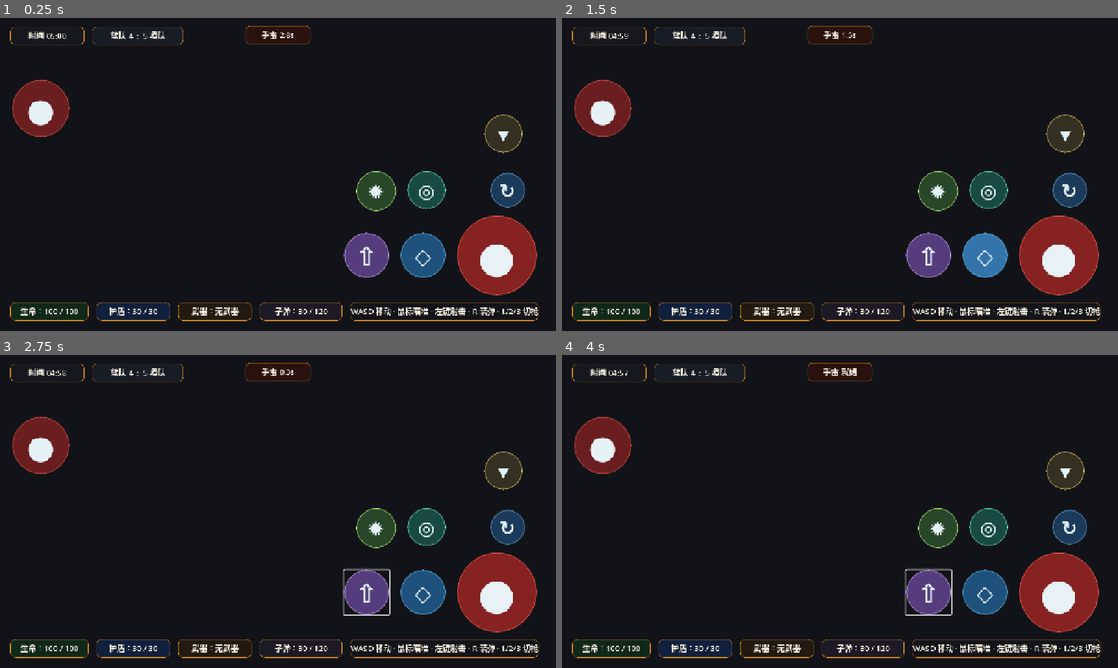
Above: before the commit, frames 1-4 (two rows, left to right).
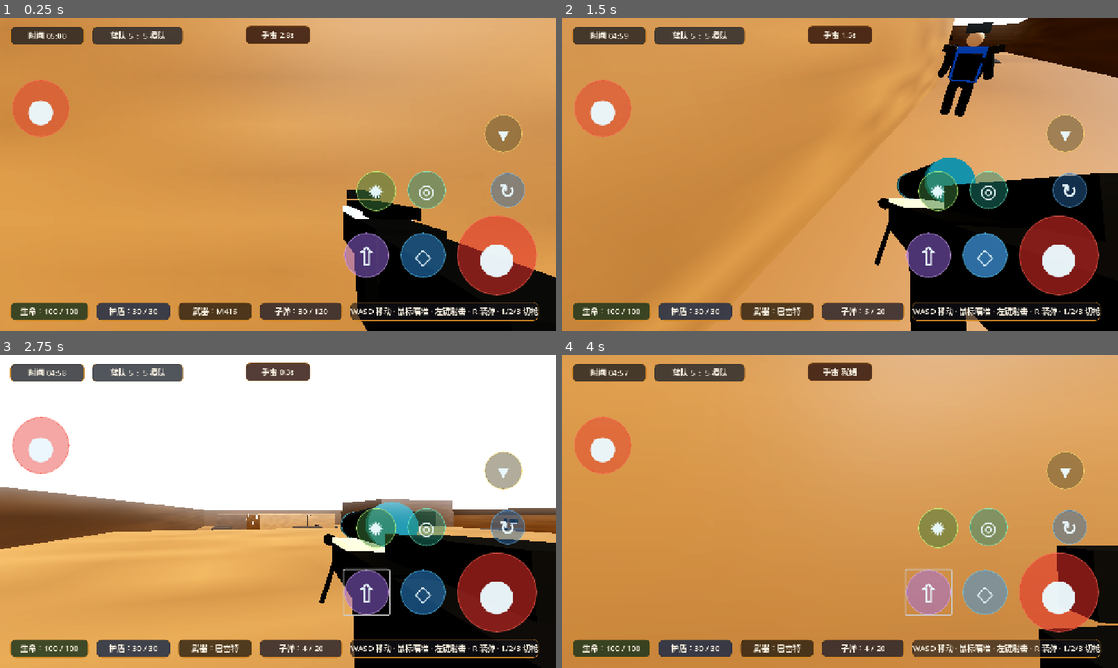
Above: after the commit, the same moments.

Repository: AltenLi/ac_fps_android_game
Game: Godot game, scene res://scenes/game.tscn
The game is run twice, just before and just after one commit, with the same random seed, the same clock (stepped at 60 frames per second) and the same inputs. This scene is started directly instead of the project's main scene.
Inputs (mouse positions are in pixels of both pictures, inside the frame that each line leads up to):
- Up to frame 1 (0.25 s): no input
- Up to frame 2 (1.5 s): click "●" at 0.5 s; click "◇" at 1.25 s
- Up to frame 3 (2.75 s): move the mouse to (305, 511) at 2.02 s; hold W (move_forward) from 2.03 s (still down); hold Tab (capture_mouse) from 2.03 s (still down); click (305, 511) at 2.17 s; tap Space (jump) at 2.27 s
- Up to frame 4 (4 s): keep holding W (move_forward); move the mouse to (812, 511) at 2.77 s; release Tab (capture_mouse) at 2.78 s; click (812, 511) at 2.85 s; tap Space (jump) at 3.02 s; move the mouse to (851, 505) at 3.52 s; hold Ctrl (prone) from 3.53 s (still down)

The runs differ from the first frame. In frame 1, 87% of the frame differs, in the area x 0-100%, y 0-100%; in frame 2, 78%; in frame 3, 83%; in frame 4, 94%.
Error before the commit: Parse Error: Cannot infer the type of "n" variable because the value doesn't have a set type. (res://scripts/model_factory.gd:193)

Commit message:
Keep spectator characters visible

Diff:
--- a/scripts/model_factory.gd
+++ b/scripts/model_factory.gd
@@ -138,6 +138,7 @@
 	mat.albedo_color = display_color
 	mat.transparency = BaseMaterial3D.TRANSPARENCY_DISABLED
 	mat.cull_mode = BaseMaterial3D.CULL_DISABLED
+	mat.vertex_color_use_as_albedo = false
 	mat.roughness = 0.58
 	mat.metallic = 0.08
 	match kind:
@@ -183,28 +184,3 @@
 	if lower.contains("arm") or lower.contains("leg") or lower.contains("torso") or lower.contains("pelvis"):
 		return "cloth"
 	return "armor"
-
-static func _make_premium_texture(part_name: String, color: Color, kind: String) -> Texture2D:
-	var image := Image.create(48, 48, false, Image.FORMAT_RGBA8)
-	var name_hash := float(part_name.hash() & 1023) * 0.013
-	for y in range(48):
-		for x in range(48):
-			var seed_value := sin(float(x) * 18.27 + float(y) * 41.13 + name_hash + color.r * 31.0 + color.g * 57.0 + color.b * 73.0) * 43758.5453
-			var n := seed_value - floor(seed_value)
-			var grain := (n - 0.5) * 0.18
-			match kind:
-				"gunmetal":
-					grain += (0.18 if x % 12 == 0 or y % 12 == 0 else -0.02)
-					grain += (0.08 if abs(x - y) % 17 == 0 else 0.0)
-				"armor":
-					grain += (0.12 if (x / 8 + y / 8) % 2 == 0 else -0.04)
-				"cloth":
-					grain += (0.10 if x % 5 < 2 else -0.04)
-					grain += (0.06 if y % 7 < 2 else 0.0)
-				"lens", "glass":
-					grain += (0.22 if abs(x - y) < 3 or x % 16 == 0 else -0.02)
-				"edge", "glow":
-					grain += (0.18 if x % 6 < 2 else 0.04)
-			var factor := clampf(1.0 + grain, 0.62, 1.48)
-			image.set_pixel(x, y, Color(clampf(color.r * factor, 0.0, 1.0), clampf(color.g * factor, 0.0, 1.0), clampf(color.b * factor, 0.0, 1.0), color.a))
-	return ImageTexture.create_from_image(image)
--- a/scripts/player_controller.gd
+++ b/scripts/player_controller.gd
@@ -498,7 +498,7 @@
 	_spectate_target = new_target
 	_spectate_hidden_target = null
 	if _spectate_target != null and is_instance_valid(_spectate_target) and _spectate_target.has_method("set_spectate_hidden"):
-		_spectate_target.set_spectate_hidden(true)
+		_spectate_target.set_spectate_hidden(false)
 		_spectate_hidden_target = _spectate_target
 
 func _get_spectate_name() -> String:
@@ -521,10 +521,11 @@
 	if target_health != null and not target_health.is_alive:
 		spectate_next()
 		return
-	var head_offset := Vector3(0, 1.62, 0)
-	var target_pos := _spectate_target.global_position + head_offset
+	var head_offset := Vector3(0, 2.35, 2.8)
+	var target_pos := _spectate_target.global_position + (_spectate_target.global_transform.basis.z * head_offset.z) + Vector3(0, head_offset.y, 0)
 	camera.global_position = camera.global_position.lerp(target_pos, clampf(8.0 * delta, 0.0, 1.0))
-	camera.global_rotation = camera.global_rotation.lerp(_spectate_target.global_rotation, clampf(6.0 * delta, 0.0, 1.0))
+	var look_target := _spectate_target.global_position + Vector3(0, 1.35, 0)
+	camera.look_at(look_target, Vector3.UP)
 	camera.fov = lerpf(camera.fov, BASE_CAMERA_FOV, clampf(10.0 * delta, 0.0, 1.0))
 
 func _reset_first_person_state_for_spectate() -> void:
--- a/tests/test_ai_balance.gd
+++ b/tests/test_ai_balance.gd
@@ -71,4 +71,4 @@
 	t.is_true(source.contains("weapon_mount.visible = not hidden"), "观战隐藏应隐藏 AI 手持武器")
 	t.is_true(player_source.contains("_set_spectate_target(targets[0])"), "进入观战应通过统一方法设置目标")
 	t.is_true(player_source.contains("_spectate_hidden_target.set_spectate_hidden(false)"), "切换观战目标时应恢复上一个目标视觉")
-	t.is_true(player_source.contains("_spectate_target.set_spectate_hidden(true)"), "当前观战目标应隐藏视觉避免遮挡")
+	t.is_true(player_source.contains("_spectate_target.set_spectate_hidden(false)"), "当前观战目标应保持可见，避免队友人物隐形")
--- a/tests/test_map_registry.gd
+++ b/tests/test_map_registry.gd
@@ -60,6 +60,13 @@
 	t.is_true(model_source.contains("mat.cull_mode = BaseMaterial3D.CULL_DISABLED"), "Characters and weapons should render from stable mobile angles")
 	t.is_true(model_source.contains("mat.metallic = 0.72"), "Gun metal should have a stronger metallic finish")
 	t.is_true(model_source.contains("mat.emission_energy_multiplier = 1.65"), "Highlighted parts should have premium glow")
+	var soldier := ModelFactory.create_soldier_model("blue")
+	t.is_true(soldier.get_child_count() > 0, "Soldier model should create visible mesh parts")
+	var m416 := ModelFactory.create_weapon_model("m416", true)
+	t.is_true(m416.get_child_count() > 0, "Weapon model should create visible mesh parts")
+
+	var player_source := FileAccess.get_file_as_string("res://scripts/player_controller.gd")
+	t.is_false(player_source.contains("_spectate_target.set_spectate_hidden(true)"), "Spectator camera should not hide the watched teammate model")
 
 	var night_source := FileAccess.get_file_as_string("res://scripts/night_city_map.gd")
 	t.is_true(night_source.contains("NightMainRoad"), "夜城应有黑色主路而不是只换颜色")
